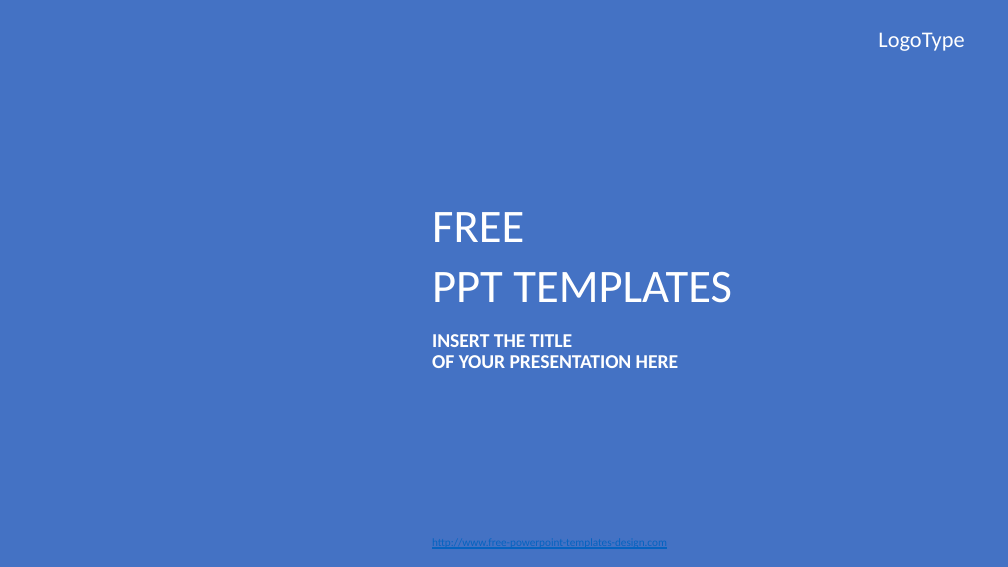
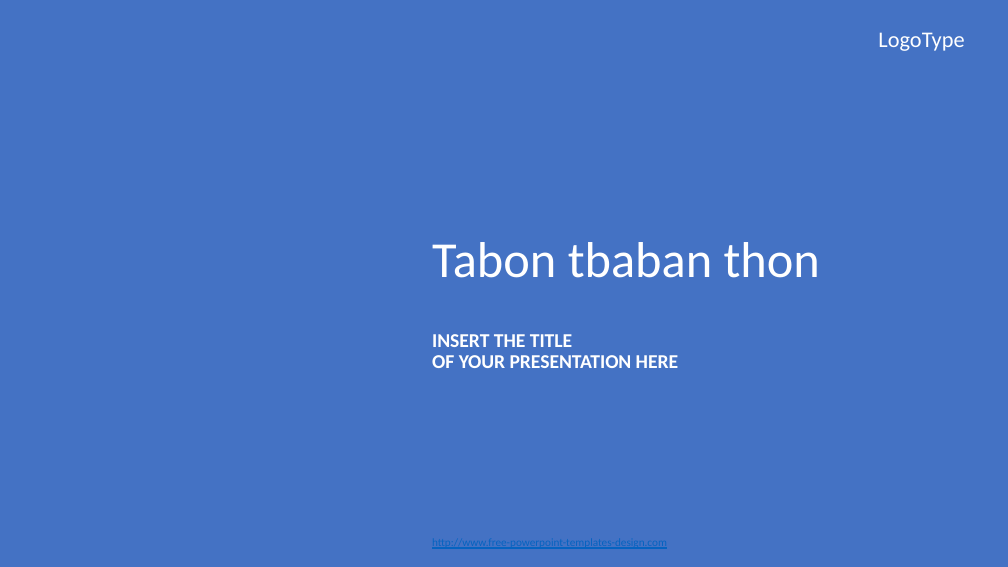
Before and after one commit to Abdelkarim-01/sdesign-pattern, a slide deck: slide 2 of DesignPatternsJEE.pptx. Drawn at 1008x567 pixels with LibreOffice and Linux fonts; fonts in the diff are those of the drawing; background and template pictures are left out. Boxes give left, top, right and bottom in pixels: in the first picture for what was removed or moved away, otherwise in the second. Text is boxed around its words. In the diff, an @@ line names an element or a change of style, - is before the commit and + after.

```diff
--- a/DesignPatternsJEE.pptx
+++ b/DesignPatternsJEE.pptx
@@ text at box(432, 242, 820, 278): text changed; size 44.4 to 48 pt @@
-FREE
-PPT TEMPLATES
+Tabon tbaban thon
```
